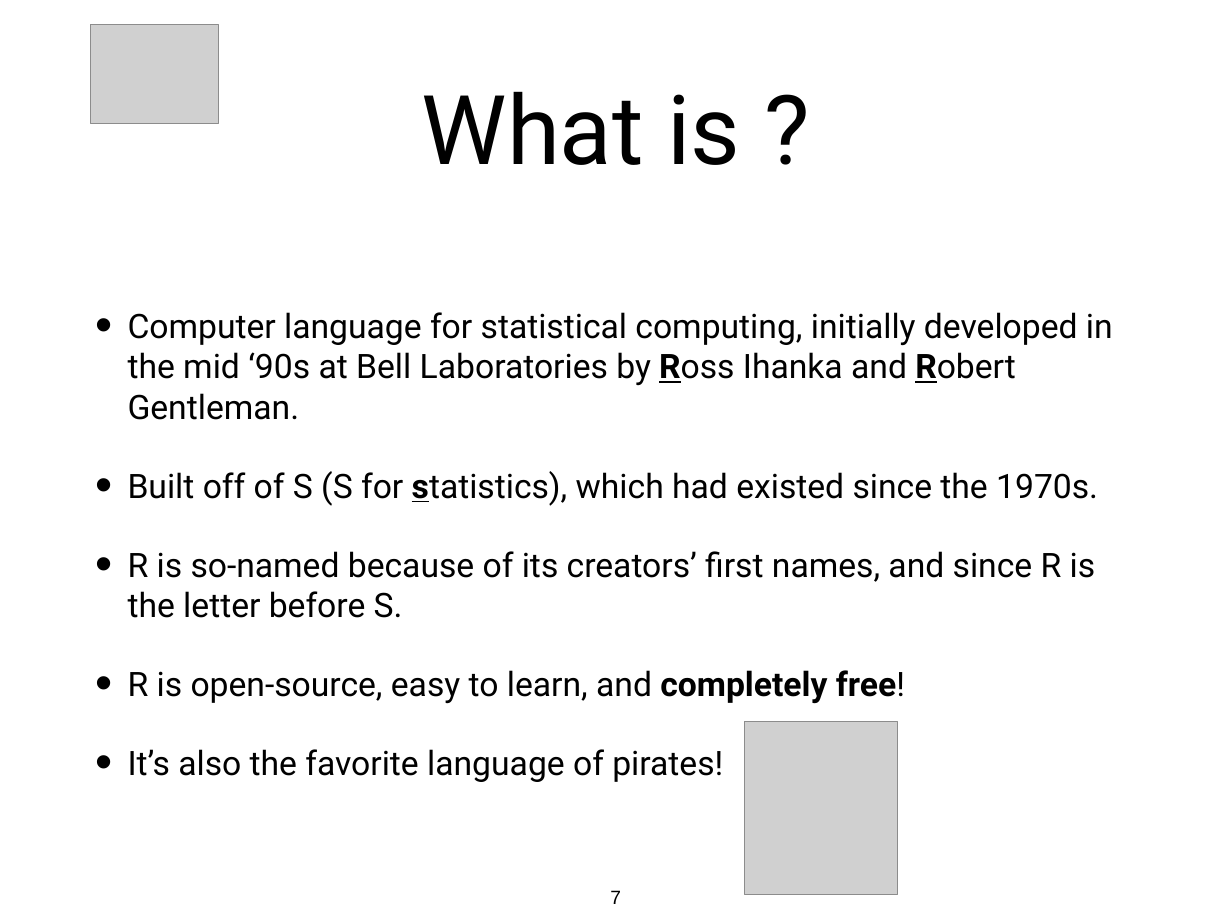
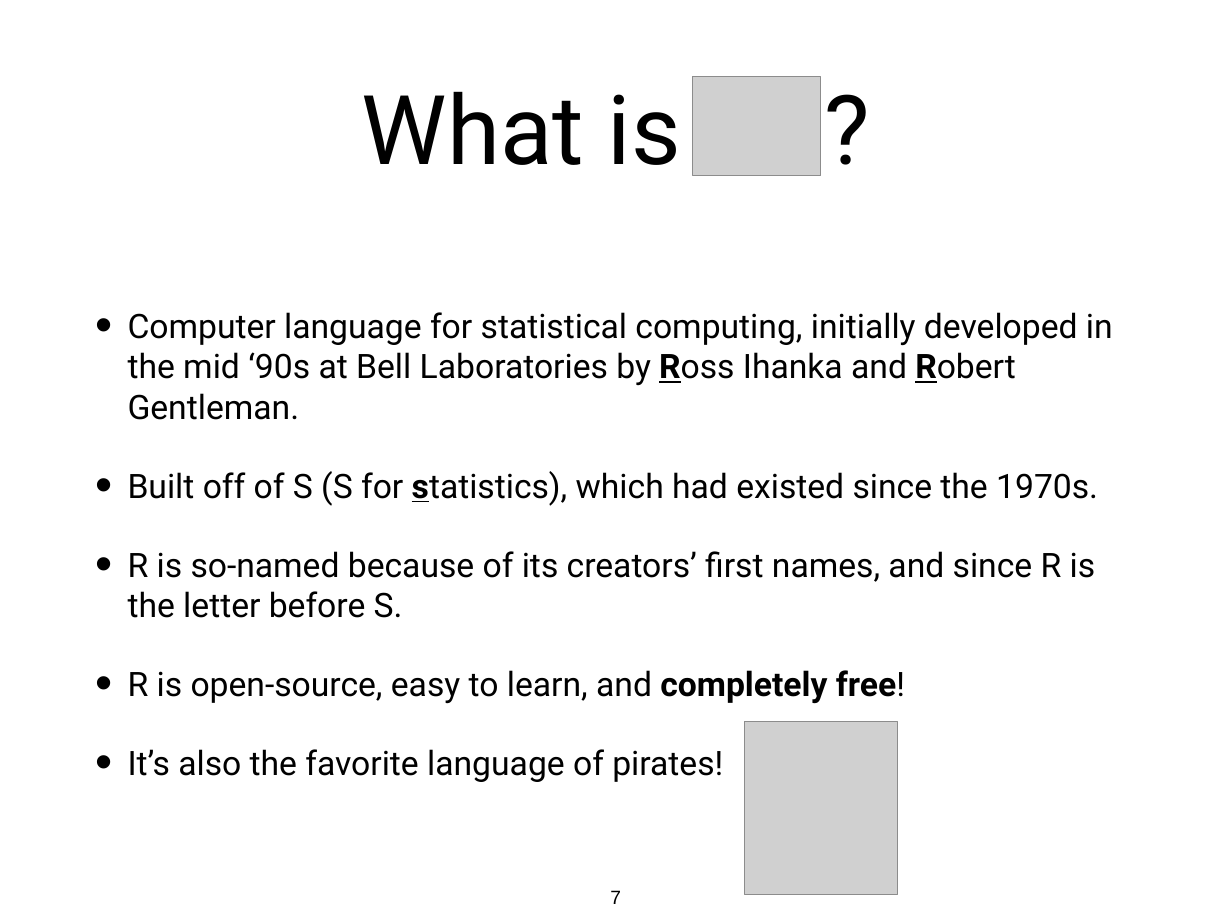
Before and after one commit to jagterberg/jagterberg.github.io, a slide deck: slide 7 of assets/r_2022/lec_1.ppt. Drawn at 1232x924 pixels with LibreOffice and Linux fonts; fonts in the diff are those of the drawing; grey boxes stand for pictures. Boxes give left, top, right and bottom in pixels: in the first picture for what was removed or moved away, otherwise in the second. Text is boxed around its words. In the diff, an @@ line names an element or a change of style, - is before the commit and + after.

```diff
--- a/assets/r_2022/lec_1.ppt
+++ b/assets/r_2022/lec_1.ppt
@@ title "What is ?": place and size @@
-title "What is ?" at [422,91,741,165]
+title "What is ?" at [362,91,681,165]
@@ picture: place and size @@
-picture at [90,24,218,123]
+picture at [693,77,821,176]
```
Also in this commit, not shown: 3 other slides changed, 7 other files.
